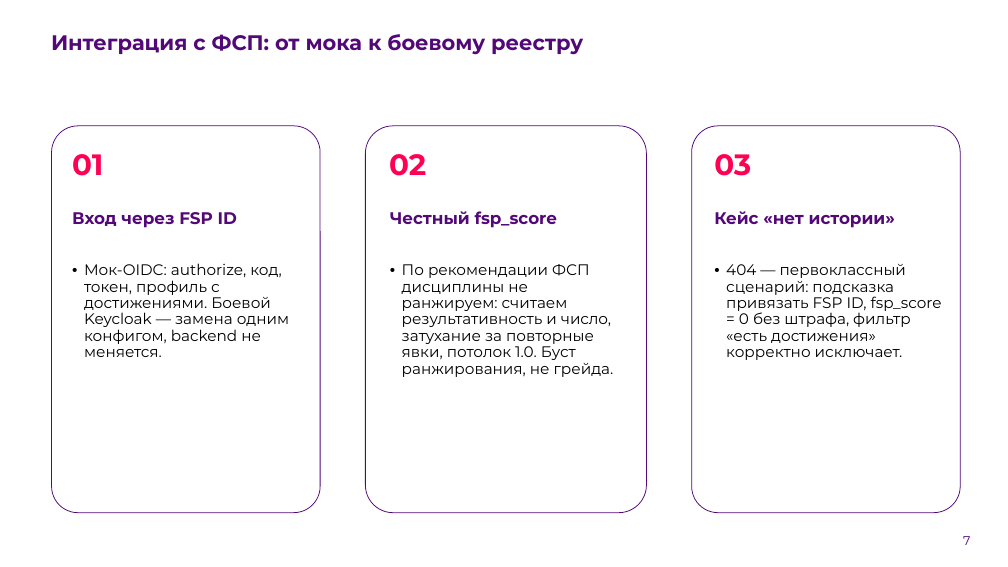
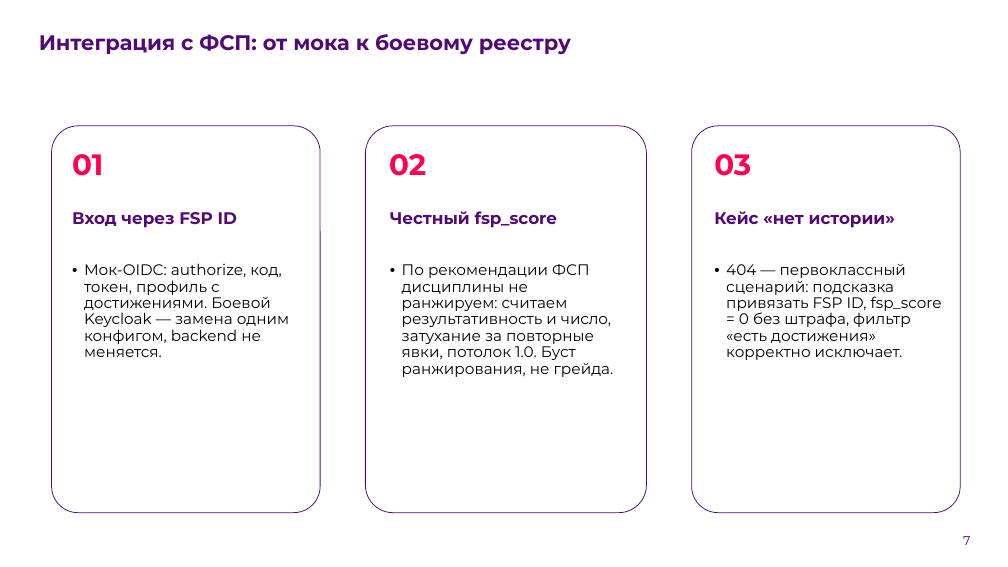
Before and after one commit to PirateThunder/piratehunter, a slide deck: slide 7 of deliverables/pitch/piratehunter-pitch.pptx. Drawn at 1008x567 pixels with LibreOffice and Linux fonts; fonts in the diff are those of the drawing; background and template pictures are left out. Boxes give left, top, right and bottom in pixels: in the first picture for what was removed or moved away, otherwise in the second. Text is boxed around its words. In the diff, an @@ line names an element or a change of style, - is before the commit and + after.

```diff
--- a/deliverables/pitch/piratehunter-pitch.pptx
+++ b/deliverables/pitch/piratehunter-pitch.pptx
@@ title "Интеграция с ФСП: от мока ...": place and size @@
-title "Интеграция с ФСП: от мока ..." at [51, 34, 583, 55]
+title "Интеграция с ФСП: от мока ..." at [39, 34, 571, 55]
```
Also in this commit, not shown: 14 other slides changed, 4 other files.
